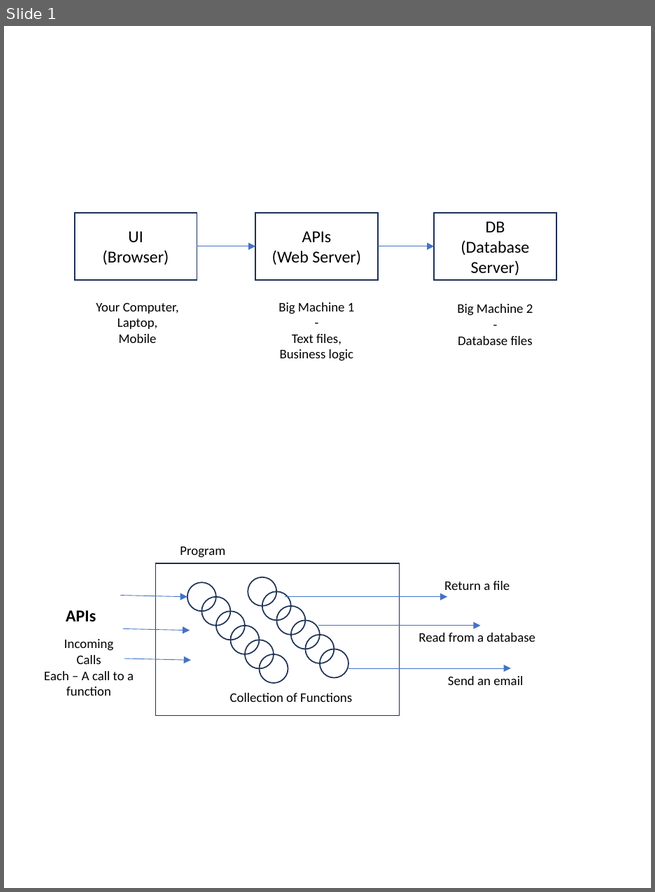
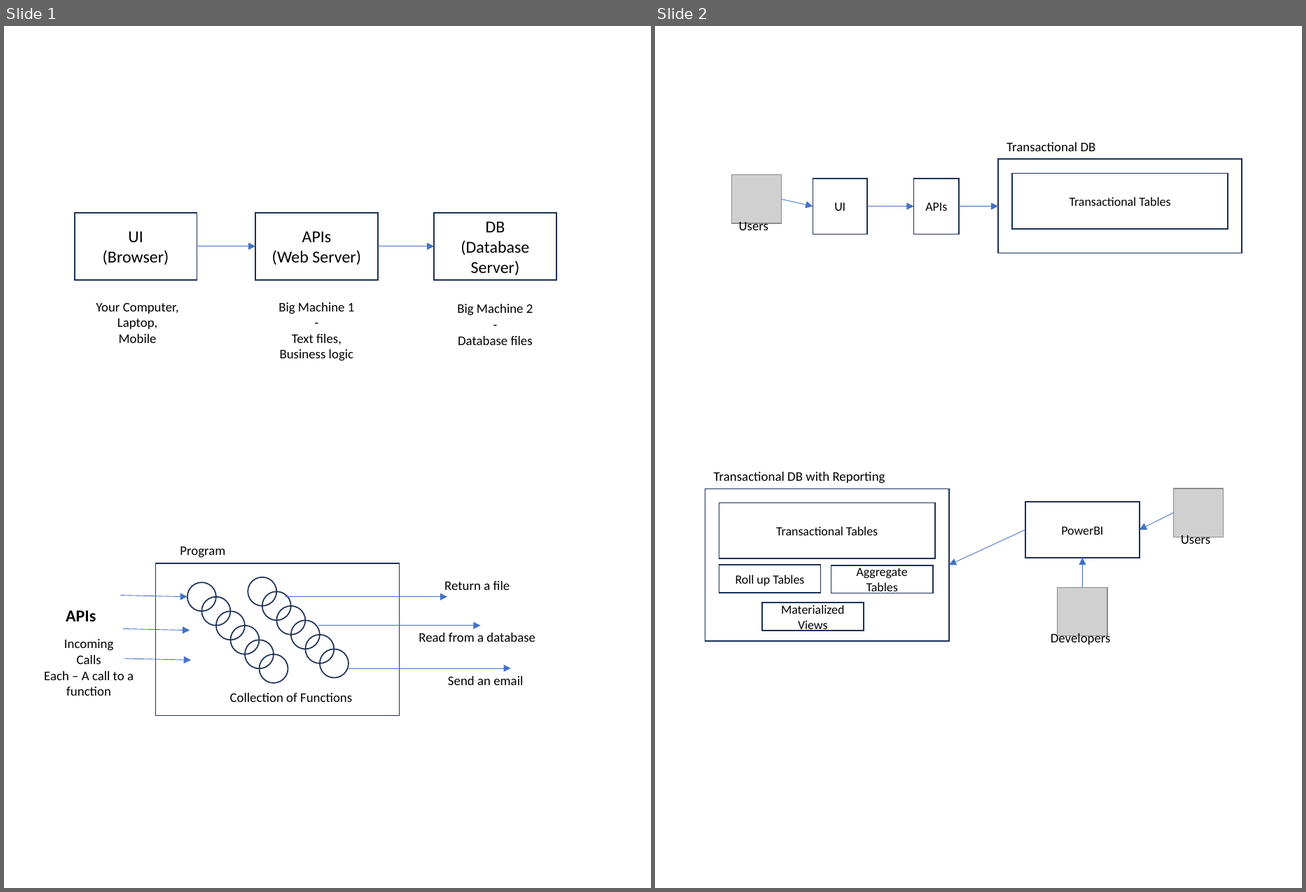
Before and after one commit to SatyaKomatineni/articles-repo, a slide deck: general-tech-figures.pptx. Shown side by side, each under a label of ours: slide 1 before the commit, slides 1 and 2 after it. The pictures are 655x892 and 1306x892 pixels, drawn with LibreOffice and Linux fonts; fonts in the diff are those of the drawing; grey boxes stand for pictures. Boxes give left, top, right and bottom in pixels: in the first picture for what was removed or moved away, otherwise in the second. Text is boxed around its words. In the diff, an @@ line names an element or a change of style, - is before the commit and + after.

```diff
--- a/general-tech-figures.pptx
+++ b/general-tech-figures.pptx
@@ slide 2 added at (655,26,1302,888), background #FFFFFF @@
@@ text added at (1006,142,1096,151), 11 pt, text #000000 @@
+Transactional DB
@@ rectangle added at (998,160,1242,253), outline #1E3256 1 pt @@
@@ picture added at (732,175,782,223) @@
@@ rectangle added at (813,179,867,235), outline #1E3256 1 pt, 10.5 pt, text #000000 @@
+UI
@@ rectangle added at (914,179,959,235), outline #1E3256 1 pt, 10.5 pt, text #000000 @@
+APIs
@@ rectangle added at (1012,174,1228,230), outline #1E3256 1 pt, 10.5 pt, text #000000 @@
+Transactional Tables
@@ arrow added from (782, 200) to (813, 206), #4472C4 0.5 pt @@
@@ arrow added from (867, 206) to (914, 206), #4472C4 0.5 pt @@
@@ arrow added from (959, 206) to (998, 206), #4472C4 0.5 pt @@
@@ text added at (739,222,768,234), 11 pt, text #000000 @@
+Users
@@ text added at (714,472,885,484), 11 pt, text #000000 @@
+Transactional DB with Reporting
@@ rectangle added at (705,489,949,642), outline #1E3256 1 pt @@
@@ rectangle added at (719,503,934,559), outline #1E3256 1 pt, 10.5 pt, text #000000 @@
+Transactional Tables
@@ rectangle added at (1026,502,1139,558), outline #1E3256 1 pt, 10.5 pt, text #000000 @@
+PowerBI
@@ picture added at (1173,489,1223,538) @@
@@ arrow added from (1026, 529) to (949, 565), #4472C4 0.5 pt @@
@@ arrow added from (1173, 513) to (1139, 529), #4472C4 0.5 pt @@
@@ text added at (1181,536,1210,548), 11 pt, text #000000 @@
+Users
@@ rectangle added at (719,565,821,592), outline #1E3256 1 pt, 10.5 pt, text #000000 @@
+Roll up Tables
@@ rectangle added at (831,566,933,594), outline #1E3256 1 pt, 10.5 pt, text #000000 @@
+Aggregate Tables
@@ arrow added from (1082, 587) to (1082, 558), #4472C4 0.5 pt @@
@@ picture added at (1057,587,1107,636) @@
@@ rectangle added at (762,603,864,631), outline #1E3256 1 pt, 10.5 pt, text #000000 @@
+Materialized Views
@@ text added at (1051,632,1111,645), 11 pt, text #000000 @@
+Developers
```
Also in this commit, not shown: 3 other slides added, 4 other files.
